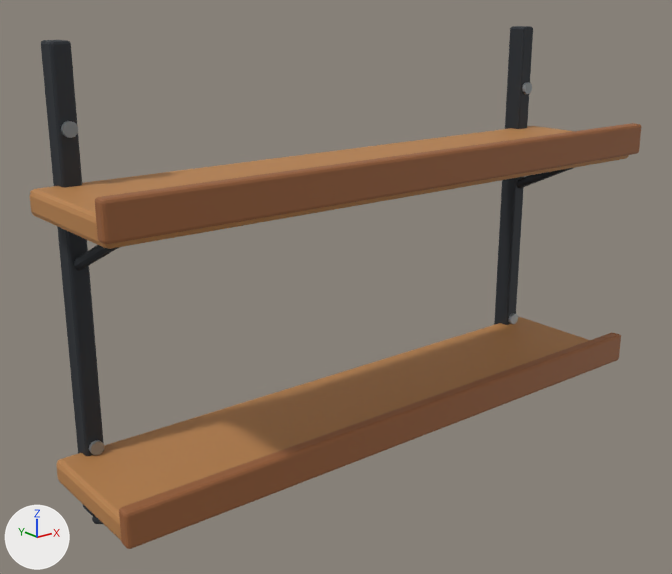
What one commit did to the FBX model Assets/Art/Models/MilkTeaReference/wall_storage_shelf.fbx.
Camera for both pictures: a 50 mm lens placed at (-1.399, -1.661, 1.027), pointed at (-0.082, -0.014, 0.368). The axes (+X, +Y, +Z) are drawn at lower left. The lights are the same throughout. The first picture is the older version.

The scene before the commit, as lines of its bpy script (objects in view):
```python
me_cube_842 = bpy.data.meshes.new('Cube.842')
me_cube_842.from_pydata(...)  # 512 vertices, 428 faces; spans x -0.76..0.76, y -0.25..0.13, z -0.1..0.94
# faces by material slot: [156, 56, 108, 108]
me_cube_842.materials.append(mat_iron)  # dark grey #3c4046
me_cube_842.materials.append(mat_steel)  # grey #9ea6aa
me_cube_842.materials.append(mat_oak)  # orange #ba824c
me_cube_842.materials.append(mat_honey)  # brown #995f36
ob_wall_storage_shelf = bpy.data.objects.new('wall_storage_shelf', me_cube_842)
ob_wall_storage_shelf.location = (0.0, 0.0, 0.0)
```
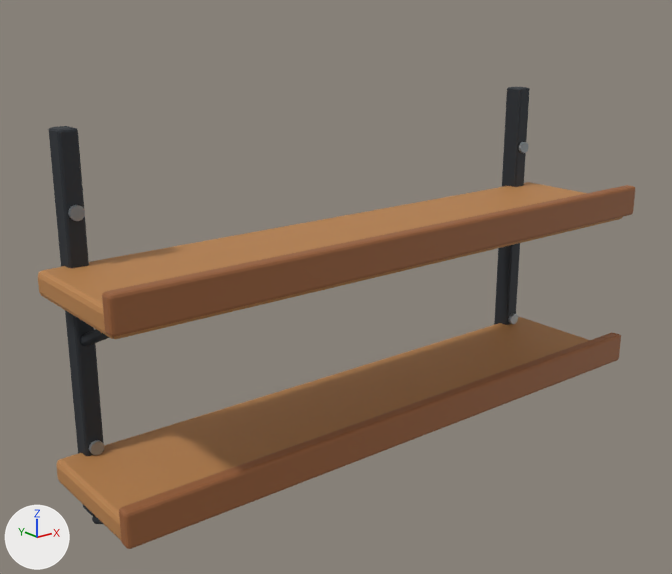
What the commit changed:
me_cube_842 is used by ob_wall_storage_shelf; location (0.0, 0.0, 0.0).
me_cube_842 had 512 vertices, 428 faces and spanned x -0.76..0.76, y -0.25..0.13, z -0.1..0.94.
me_cube_842 now has 512 vertices, 428 faces and spans x -0.76..0.76, y -0.25..0.13, z -0.1..0.78.
me_cube_842 part 1: the loose piece of 24 vertices spanning x -0.69..-0.65, y 0.07..0.08, z 0.76..0.8 is moved by (0.0, 0.0, -0.16).
me_cube_842 part 2: the loose piece of 24 vertices spanning x 0.65..0.69, y 0.07..0.08, z 0.76..0.8 is moved by (0.0, 0.0, -0.16).
me_cube_842 part 3: the loose piece of 56 vertices spanning x -0.75..0.75, y -0.22..0.12, z 0.61..0.67 is moved by (0.0, 0.0, -0.16).
me_cube_842 part 4: the loose piece of 56 vertices spanning x -0.76..0.76, y -0.25..-0.21, z 0.63..0.71 is moved by (0.0, 0.0, -0.17).
me_cube_842 part 5: the loose piece of 20 vertices spanning x -0.68..-0.66, y -0.18..0.11, z 0.49..0.64 is moved by (0.0, 0.0, -0.16).
me_cube_842 part 6: the loose piece of 20 vertices spanning x 0.66..0.68, y -0.18..0.11, z 0.49..0.64 is moved by (0.0, 0.0, -0.16).
me_cube_842 part 7: all 28 vertices in x -0.69..-0.65, y 0.08..0.13, z 0.94 are moved by (0.0, 0.0, -0.16).
me_cube_842 part 8: all 28 vertices in x 0.65..0.69, y 0.08..0.13, z 0.94 are moved by (0.0, 0.0, -0.16).

What differs and where, as boxes [x1, y1, x2, y2] in the pictures (672 x 574 px; the box of a moved part takes in the faces that stretch with it):
'wall_storage_shelf', reshaped (12% shorter): before [30, 26, 641, 549]; after [38, 87, 635, 549]
part 1 of me_cube_842, moved or reshaped: before [61, 121, 78, 138]; after [68, 205, 85, 221]
part 2 of me_cube_842, moved or reshaped: before [522, 82, 532, 94]; after [519, 142, 528, 153]
part 3 of me_cube_842, moved or reshaped: before [30, 126, 629, 249]; after [38, 182, 622, 339]
part 4 of me_cube_842, moved or reshaped: before [95, 123, 641, 244]; after [102, 185, 635, 337]
part 5 of me_cube_842, moved or reshaped: before [74, 245, 119, 270]; after [81, 329, 110, 346]
part 6 of me_cube_842, moved or reshaped (not visible afterwards): before [517, 168, 573, 189]
part 7 of me_cube_842, moved or reshaped: before [41, 40, 104, 514]; after [49, 126, 104, 515]
part 8 of me_cube_842, moved or reshaped: before [494, 26, 533, 325]; after [494, 87, 530, 325]
